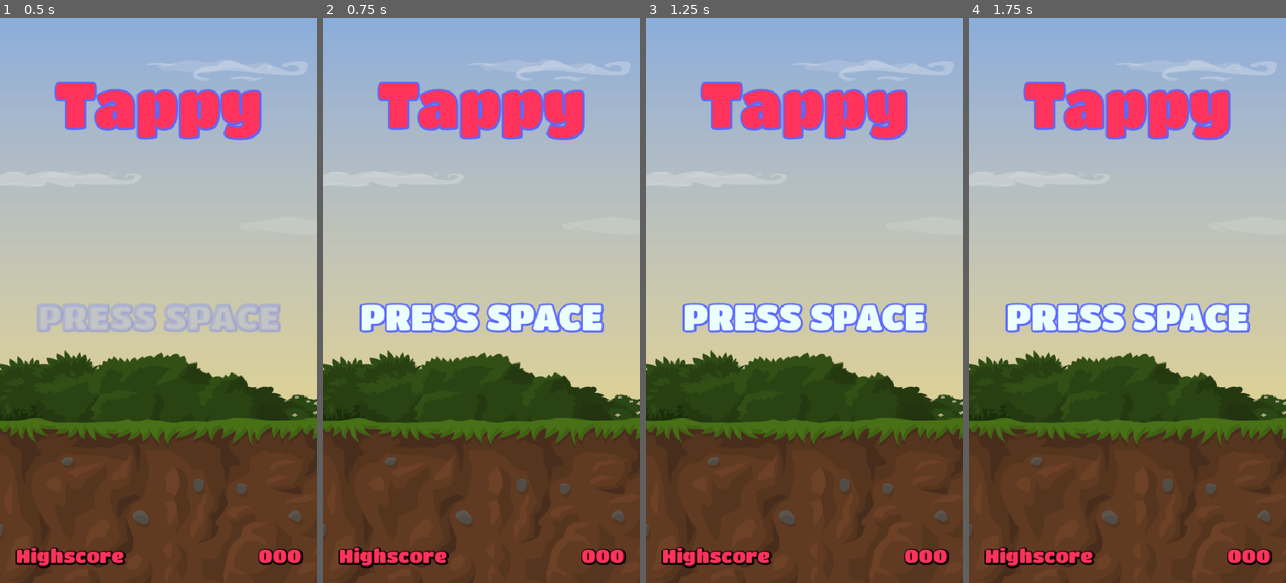
Above: before the commit, frames 1-4 (left to right).
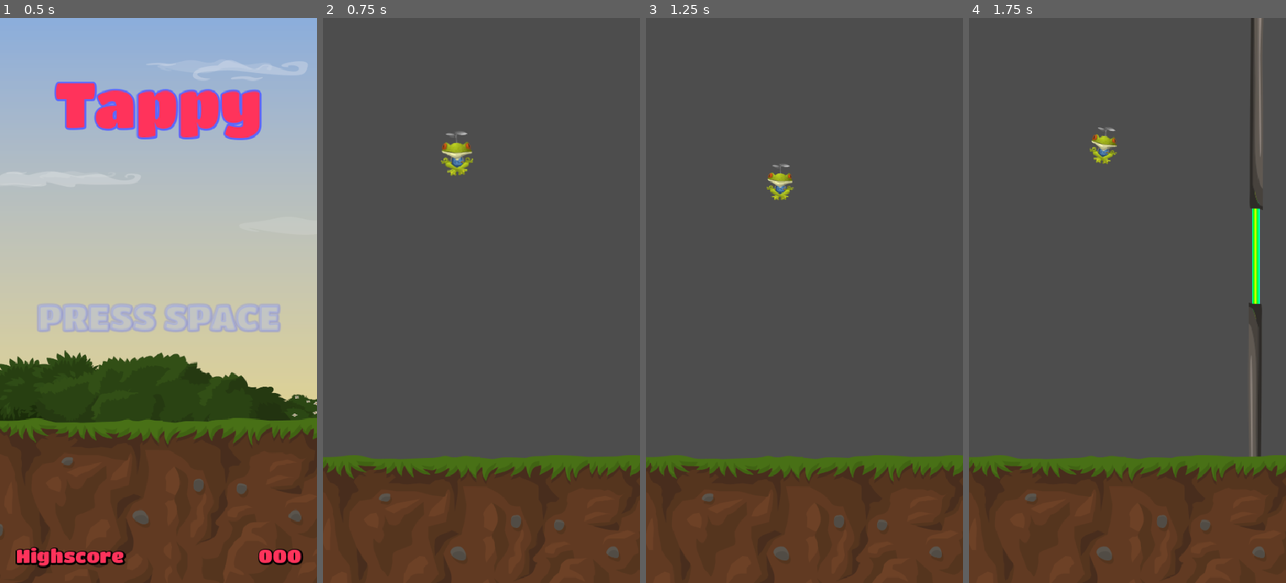
Above: after the commit, the same moments.

Repository: filipeAugusto99/Tappy-Froggy
Game: Godot game, scene res://Scenes/Main/Main.tscn
Two runs of this game, one before a commit and one after it. Both use one fixed random seed, a clock stepped at 60 frames per second and the inputs below. This scene is started directly instead of the project's main scene.
Inputs:
- Up to frame 1 (0.5 s): no input
- Up to frame 2 (0.75 s): tap Space (jump) at 0.5 s; hold Space (jump) from 0.53 s (still down)
- Up to frame 3 (1.25 s): keep holding Space (jump)
- Up to frame 4 (1.75 s): release Space (jump) at 1.28 s; tap Space (jump) at 1.35, 1.52 s

Frame 1 is identical in both runs. In frame 2, 83% of the frame differs, in the area x 0-100%, y 0-100%; in frame 3, 83%; in frame 4, 83%.

Commit message:
Circular Navegation

Diff:
--- a/Scenes/Game/Game.gd
+++ b/Scenes/Game/Game.gd
@@ -8,8 +8,18 @@
 @onready var lower_spawn: Marker2D = $LowerSpawn
 
 
+var MAIN = load("uid://d2iratgijia74")
+
+
 func _ready() -> void:
 	spawn_pipes()
+
+
+func _unhandled_input(event: InputEvent) -> void:
+		# Checks if the player pressed the "exit" action.
+	if event.is_action_pressed("exit"):
+		# Changes to the loaded main scene.
+		get_tree().change_scene_to_packed(MAIN)
 
 
 # This function spawn the pipes into a range of upper_spawn and lower_spawn
--- /dev/null
+++ b/Scenes/Main/Main.gd
@@ -0,0 +1,12 @@
+extends Control
+
+
+# Loads the scene into memory when this script is loaded.
+var GAME = load("uid://ckvjtakbdqwfr")
+
+
+func _unhandled_input(event: InputEvent) -> void:
+	# Checks if the player pressed the "jump" action.
+	if event.is_action_pressed("jump"):
+		# Changes to the loaded game scene.
+		get_tree().change_scene_to_packed(GAME)
--- a/Scenes/Main/Main.tscn
+++ b/Scenes/Main/Main.tscn
@@ -1,6 +1,7 @@
 [gd_scene format=3 uid="uid://d2iratgijia74"]
 
 [ext_resource type="Texture2D" uid="uid://cmsn3n63y7uu2" path="res://assets/background/MainScreen.png" id="1_p8rbg"]
+[ext_resource type="Script" uid="uid://l32mys4celhy" path="res://Scenes/Main/Main.gd" id="1_w20t6"]
 [ext_resource type="LabelSettings" uid="uid://wy8ei060vegi" path="res://Scenes/Resources/title_label_red.tres" id="2_qtv3y"]
 [ext_resource type="LabelSettings" uid="uid://dagqji8r1daym" path="res://Scenes/Resources/highscore_label_red.tres" id="3_cmk6n"]
 [ext_resource type="FontFile" uid="uid://djq1lymmkodwr" path="res://assets/fonts/TitanOne-Regular.ttf" id="4_i3fi7"]
@@ -59,6 +60,7 @@
 anchor_bottom = 1.0
 grow_horizontal = 2
 grow_vertical = 2
+script = ExtResource("1_w20t6")
 
 [node name="TextureRect" type="TextureRect" parent="." unique_id=81191078]
 layout_mode = 1
--- a/project.godot
+++ b/project.godot
@@ -33,6 +33,11 @@
 "events": [Object(InputEventKey,"resource_local_to_scene":false,"resource_name":"","device":-1,"window_id":0,"alt_press …(191 unchanged characters)…
 ]
 }
+exit={
+"deadzone": 0.2,
+"events": [Object(InputEventKey,"resource_local_to_scene":false,"resource_name":"","device":-1,"window_id":0,"alt_pressed":false,"shift_pressed":false,"ctrl_pressed":false,"meta_pressed":false,"pressed":false,"keycode":0,"physical_keycode":4194305,"key_label":0,"unicode":0,"location":0,"echo":false,"script":null)
+]
+}
 
 [layer_names]
 
Not shown, added: Scenes/Main/Main.gd.uid
